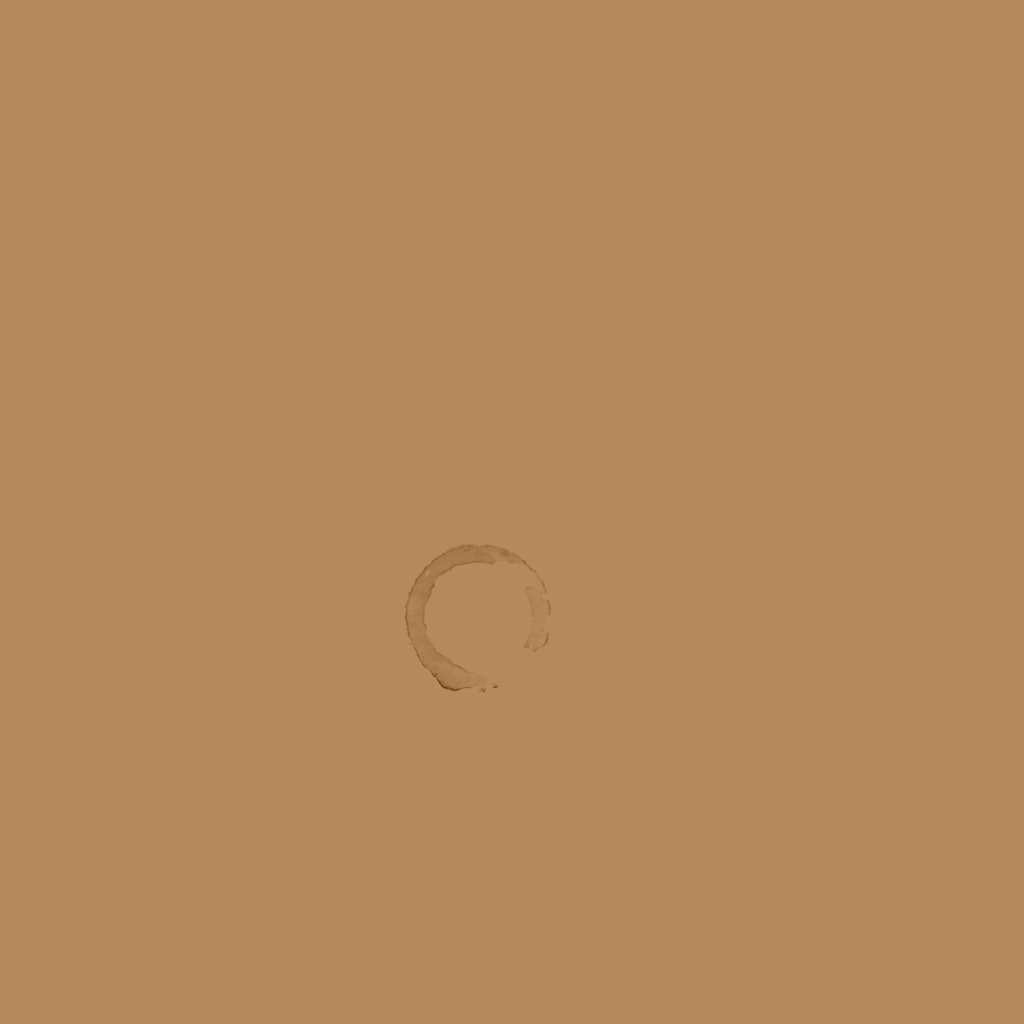
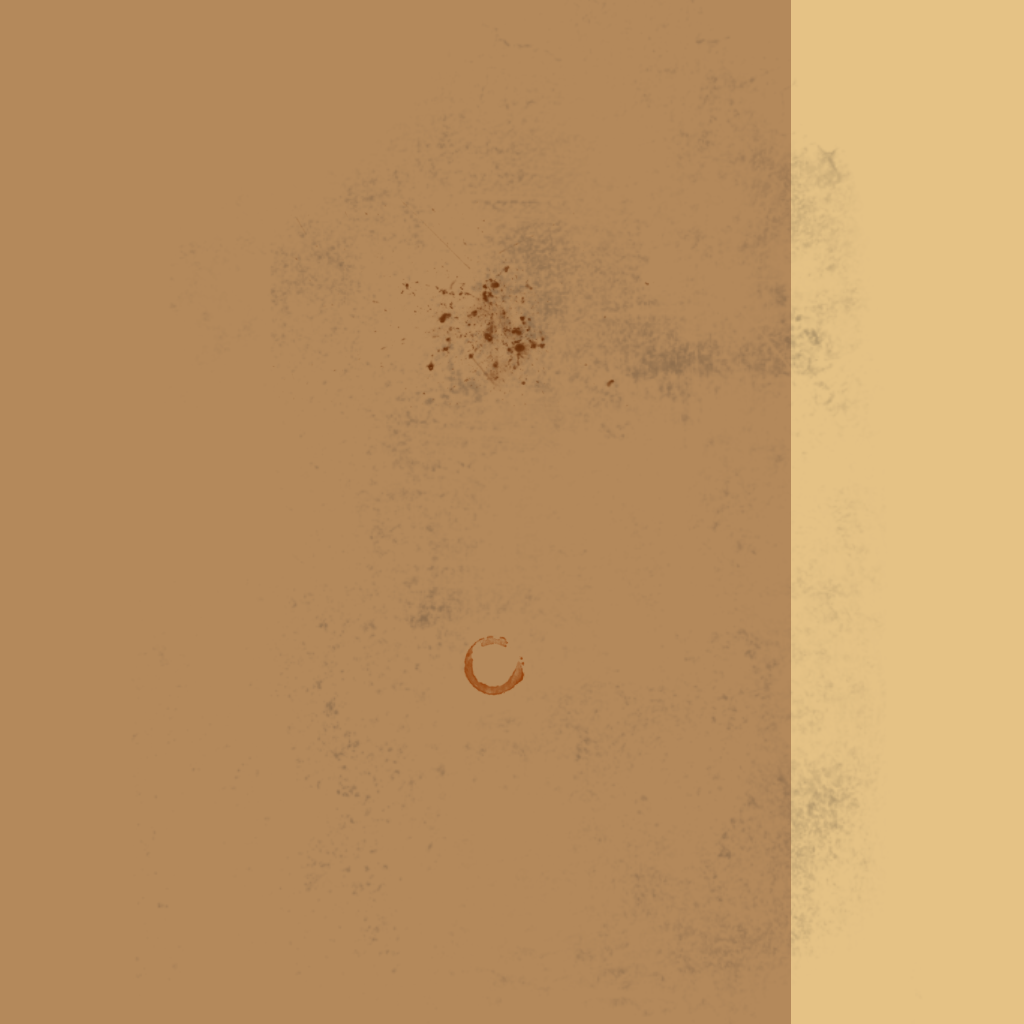
Layers edited between the first and the second 1024 x 1024 image:
added layer "grunge" above "Layer 1" over [left=270, top=197, right=660, bottom=408]
"Layer 1": opacity 100% → 36%, painted on it over [left=131, top=0, right=924, bottom=1024]
added layer "coffee" above "side fioll" over [left=463, top=635, right=525, bottom=696]
added layer "side fioll" above "fill" over [left=791, top=0, right=1024, bottom=1024]
